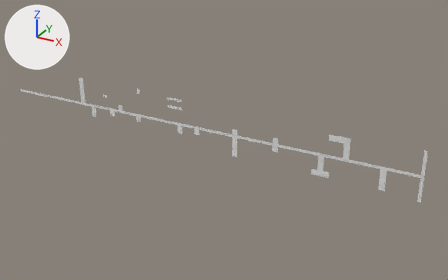
The OBJ model Assets/Tiled2Unity/Meshes/Tutorial_PilastriSoloFree2.obj, before and after one commit.
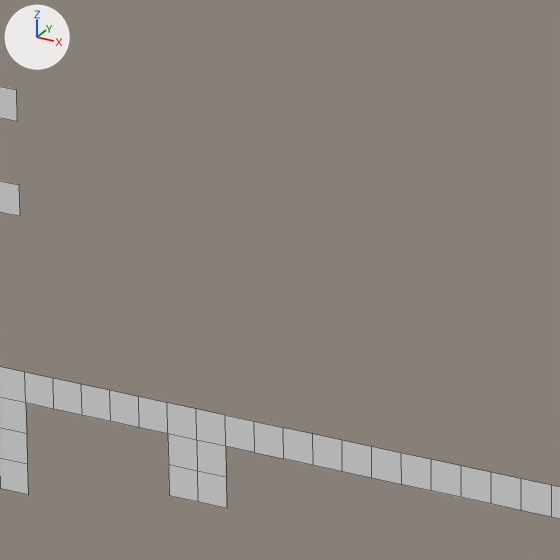
Old and new are each drawn whole from a 50 mm lens placed at (13.8, -87.7, 33.7), pointed at (-35.5, 2.0, -11.1) and again close up on the part from 40% to 51% of the width and 33% to 50% of the height. Lighting does not change. The marker at upper left points along +X, +Y and +Z. The close-ups show mesh edges as thin lines. Where no turn or scale is listed for an object, it has been applied to the vertices.

The first close-up shows 'Tutorial_PilastriSoloFree2'.
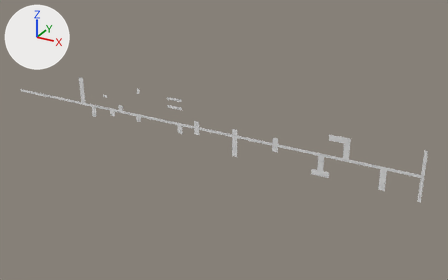
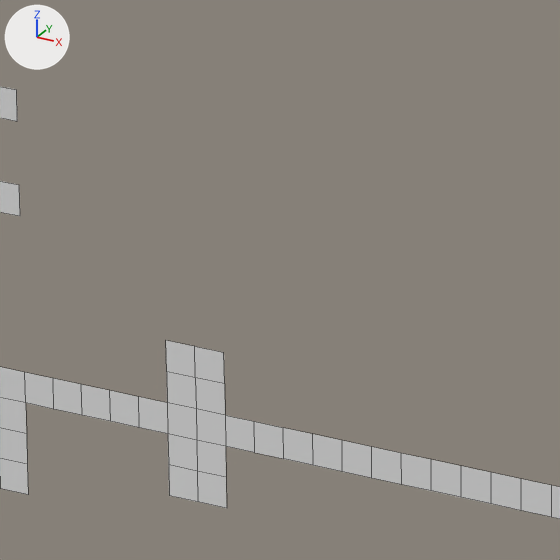
The change, as a diff of the scene's bpy script:
```diff
--- a/Assets/Tiled2Unity/Meshes/Tutorial_PilastriSoloFree2.obj.py
+++ b/Assets/Tiled2Unity/Meshes/Tutorial_PilastriSoloFree2.obj.py
@@ me_tutorial_pilastrisolofree2 @@
 me_tutorial_pilastrisolofree2.from_pydata(...)  # 602 vertices, 330 faces; spans x -82.9..0.0, y 0.0, z -13.3..-3.6
 # used by ob_tutorial_pilastrisolofree2; location = (0.0, 0.0, 0.0)
 # verts and faces of me_tutorial_pilastrisolofree2; kept vertices keep their numbers, new ones are numbered from 602
 # before: 278 (-39.4, 0.0, -8.7) at pixel (225, 415), 281 (-39.9, 0.0, -8.7) at pixel (196, 408), 283 (-40.4, 0.0, -8.7) at pixel (167, 402)
+# me_tutorial_pilastrisolofree2 part 1
+for new, old in zip([602, 603, 604], [278, 281, 283]): verts[new] = verts[old] + (0.0, 0.0, 0.5)
+for new, old in zip([605, 606, 607], [602, 603, 604]): verts[new] = verts[old] + (0.0, 0.0, 0.5)
+faces += [(278, 281, 603, 602), (602, 603, 606, 605), (603, 604, 607, 606), (281, 283, 604, 603)]
```

Pixel boxes [x1, y1, x2, y2] of what changed, in the close-ups (560 x 560 px):
part 1 of me_tutorial_pilastrisolofree2, added: after [166, 340, 225, 415]
